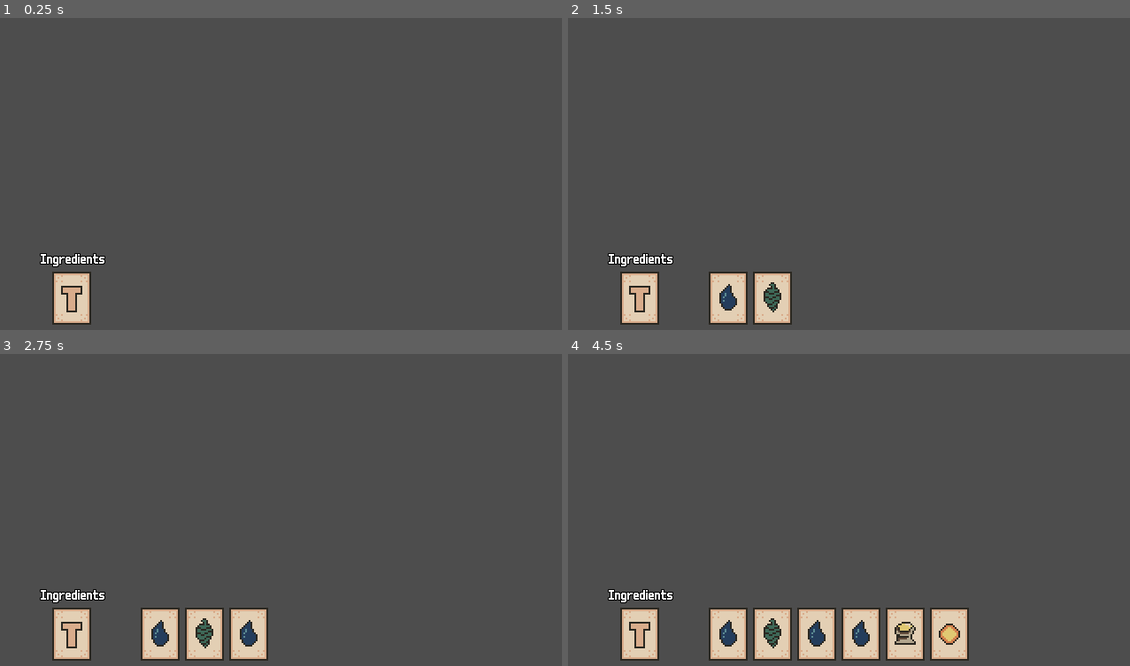
Above: before the commit, frames 1-4 (two rows, left to right).
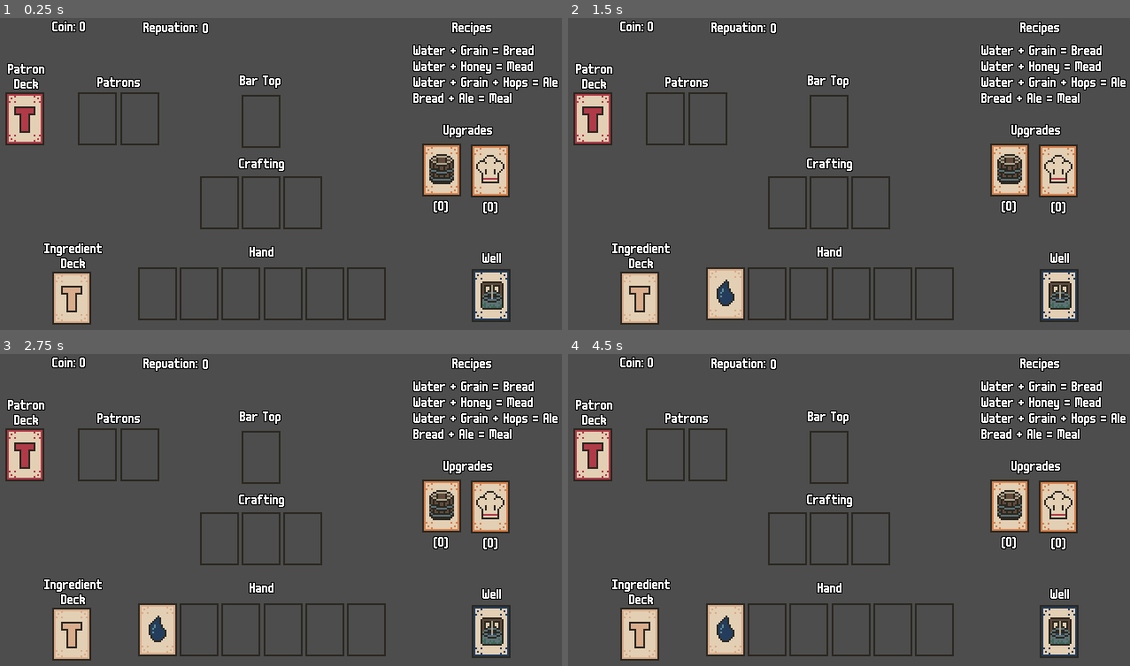
Above: after the commit, the same moments.

Repository: Sleeping-Robot-Games/tavern-card-game
Game: Godot game, scene res://game.tscn
Two runs of this game, one before a commit and one after it. Both use one fixed random seed, a clock stepped at 60 frames per second and the inputs below.
Inputs (mouse positions are in pixels of both pictures, inside the frame that each line leads up to):
- Up to frame 1 (0.25 s): no input
- Up to frame 2 (1.5 s): tap Enter at 0.5 s; drag from (641, 298) to (905, 108) at 0.52 s; tap Space at 1.25 s; drag from (730, 192) to (641, 298) at 1.27 s
- Up to frame 3 (2.75 s): tap Enter at 2 s; move the mouse to (337, 444) at 2.02 s; click (337, 444) at 2.17 s
- Up to frame 4 (4.5 s): tap Space at 2.75, 4.25 s; drag from (820, 575) to (674, 466) at 2.77 s; tap Enter at 3.5 s; move the mouse to (1017, 559) at 3.52 s; click (1017, 559) at 3.67 s; drag from (674, 466) to (641, 634) at 4.27 s

The runs differ from the first frame. In frame 1, 12% of the frame differs, in the area x 0-100%, y 0-98%; in frame 2, 14%; in frame 3, 15%; in frame 4, 18%, in the area x 0-100%, y 0-99%.

Commit message:
board setup and ingredient cards are drag and droppable

Diff:
--- /dev/null
+++ b/bar_top.tscn
@@ -0,0 +1,19 @@
+[gd_scene load_steps=3 format=3 uid="uid://cxgrgiiekx55c"]
+
+[ext_resource type="Texture2D" uid="uid://cj2hasiq53anv" path="res://assets/card-outline.png" id="1_3krip"]
+[ext_resource type="Theme" uid="uid://b3533pewo25eg" path="res://deck/label.tres" id="2_7blsp"]
+
+[node name="BarTop" type="Node2D"]
+scale = Vector2(2, 2)
+
+[node name="Zone" type="Sprite2D" parent="."]
+texture = ExtResource("1_3krip")
+
+[node name="Label" type="Label" parent="."]
+offset_left = -12.0
+offset_top = -26.0
+offset_right = 35.0
+offset_bottom = -3.0
+scale = Vector2(0.5, 0.5)
+theme = ExtResource("2_7blsp")
+text = "Bar Top"
--- /dev/null
+++ b/board/card_zone.gd
@@ -0,0 +1,61 @@
+@tool
+extends Sprite2D
+
+signal card_placed(zone: Node2D, card: Node2D)
+signal card_removed(zone: Node2D, card: Node2D)
+
+@export_enum("blank", "well", "hand", "crafting") var type = "blank":
+	set(value):
+		type = value
+		if Engine.is_editor_hint():
+			load_sprite()
+
+var current_card: Node2D = null
+var is_hovered_by_card: bool = false
+var hovering_card: Node2D = null
+
+func _ready():
+	load_sprite()
+
+func load_sprite():
+	if type == "well":
+		var sprite_path = "res://assets/Well.png"
+		if ResourceLoader.exists(sprite_path):
+			texture = load(sprite_path)
+
+func _on_area_2d_area_entered(area: Area2D) -> void:
+	var card = area.get_parent()
+	if card.get("is_dragging") == true:
+		is_hovered_by_card = true
+		hovering_card = card
+
+func _on_area_2d_area_exited(area: Area2D) -> void:
+	var card = area.get_parent()
+	if hovering_card == card:
+		is_hovered_by_card = false
+		hovering_card = null
+
+func accepts_card(card: Node2D) -> bool:
+	if card.type == "ingredient":
+		return type in ["hand", "crafting", "well"]
+	return false
+
+func place_card(card: Node2D) -> void:
+	current_card = card
+	card.current_zone = self
+	card.snap_to_zone(self)
+	card_placed.emit(self, card)
+
+func remove_card() -> Node2D:
+	var card = current_card
+	if current_card:
+		current_card.current_zone = null
+		current_card = null
+		card_removed.emit(self, card)
+	return card
+
+func has_card() -> bool:
+	return current_card != null
+
+func get_card() -> Node2D:
+	return current_card
--- /dev/null
+++ b/board/card_zone.tscn
@@ -0,0 +1,21 @@
+[gd_scene load_steps=4 format=3 uid="uid://8ni2fs6usqj1"]
+
+[ext_resource type="Texture2D" uid="uid://cj2hasiq53anv" path="res://assets/card-outline.png" id="1_0xwfb"]
+[ext_resource type="Script" uid="uid://cihctgrywli2e" path="res://board/card_zone.gd" id="2_mlr7v"]
+
+[sub_resource type="RectangleShape2D" id="RectangleShape2D_s0vgg"]
+size = Vector2(22, 30)
+
+[node name="CardZone" type="Sprite2D"]
+texture = ExtResource("1_0xwfb")
+script = ExtResource("2_mlr7v")
+
+[node name="Area2D" type="Area2D" parent="."]
+collision_layer = 1
+collision_mask = 2
+
+[node name="CollisionShape2D" type="CollisionShape2D" parent="Area2D"]
+shape = SubResource("RectangleShape2D_s0vgg")
+
+[connection signal="area_entered" from="Area2D" to="." method="_on_area_2d_area_entered"]
+[connection signal="area_exited" from="Area2D" to="." method="_on_area_2d_area_exited"]
--- /dev/null
+++ b/board/crafting.gd
@@ -0,0 +1 @@
+extends Node2D
--- /dev/null
+++ b/board/crafting.tscn
@@ -0,0 +1,28 @@
+[gd_scene load_steps=4 format=3 uid="uid://c4rm5xy0w1vpv"]
+
+[ext_resource type="Script" uid="uid://dy8cxednxnw47" path="res://board/crafting.gd" id="1_86xv3"]
+[ext_resource type="PackedScene" uid="uid://8ni2fs6usqj1" path="res://board/card_zone.tscn" id="2_86xv3"]
+[ext_resource type="Theme" uid="uid://b3533pewo25eg" path="res://deck/label.tres" id="2_f5il0"]
+
+[node name="Crafting" type="Node2D"]
+scale = Vector2(2, 2)
+script = ExtResource("1_86xv3")
+
+[node name="CardZone" parent="." instance=ExtResource("2_86xv3")]
+position = Vector2(-24, 0)
+
+[node name="CardZone2" parent="." instance=ExtResource("2_86xv3")]
+position = Vector2(-0.5, 0)
+
+[node name="CardZone3" parent="." instance=ExtResource("2_86xv3")]
+position = Vector2(23, 0)
+
+[node name="Label" type="Label" parent="."]
+offset_left = -17.0
+offset_top = -25.5
+offset_right = 51.0
+offset_bottom = -11.5
+scale = Vector2(0.5, 0.5)
+theme = ExtResource("2_f5il0")
+text = "Crafting"
+horizontal_alignment = 1
--- /dev/null
+++ b/board/hand.tscn
@@ -0,0 +1,34 @@
+[gd_scene load_steps=3 format=3 uid="uid://qrc4we8yh1rj"]
+
+[ext_resource type="Theme" uid="uid://b3533pewo25eg" path="res://deck/label.tres" id="1_yy7l0"]
+[ext_resource type="PackedScene" uid="uid://8ni2fs6usqj1" path="res://board/card_zone.tscn" id="2_fd34s"]
+
+[node name="Hand" type="Node2D"]
+scale = Vector2(2, 2)
+
+[node name="Label" type="Label" parent="."]
+offset_left = -7.5
+offset_top = -27.5
+offset_right = 20.5
+offset_bottom = -13.5
+scale = Vector2(0.5, 0.5)
+theme = ExtResource("1_yy7l0")
+text = "Hand"
+
+[node name="CardZone" parent="." instance=ExtResource("2_fd34s")]
+position = Vector2(-59, -0.5)
+
+[node name="CardZone2" parent="." instance=ExtResource("2_fd34s")]
+position = Vector2(-35.5, -0.5)
+
+[node name="CardZone3" parent="." instance=ExtResource("2_fd34s")]
+position = Vector2(-12, -0.5)
+
+[node name="CardZone4" parent="." instance=ExtResource("2_fd34s")]
+position = Vector2(12, -0.5)
+
+[node name="CardZone5" parent="." instance=ExtResource("2_fd34s")]
+position = Vector2(35.5, -0.5)
+
+[node name="CardZone6" parent="." instance=ExtResource("2_fd34s")]
+position = Vector2(59, -0.5)
--- /dev/null
+++ b/board/patrons.gd
@@ -0,0 +1 @@
+extends Node2D
--- /dev/null
+++ b/board/patrons.tscn
@@ -0,0 +1,25 @@
+[gd_scene load_steps=4 format=3 uid="uid://davisro5lkqvl"]
+
+[ext_resource type="Script" uid="uid://clycqfdagsyhq" path="res://board/patrons.gd" id="1_rqf5c"]
+[ext_resource type="Theme" uid="uid://b3533pewo25eg" path="res://deck/label.tres" id="2_1ta4j"]
+[ext_resource type="PackedScene" uid="uid://8ni2fs6usqj1" path="res://board/card_zone.tscn" id="2_m56dr"]
+
+[node name="Patrons" type="Node2D"]
+scale = Vector2(2, 2)
+script = ExtResource("1_rqf5c")
+
+[node name="Label8" type="Label" parent="."]
+offset_left = -12.5
+offset_top = -20.0
+offset_right = 37.5
+offset_bottom = -6.0
+scale = Vector2(0.5, 0.5)
+theme = ExtResource("2_1ta4j")
+text = "Patrons"
+horizontal_alignment = 1
+
+[node name="CardZone" parent="." instance=ExtResource("2_m56dr")]
+position = Vector2(-12, 3.5)
+
+[node name="CardZone2" parent="." instance=ExtResource("2_m56dr")]
+position = Vector2(12, 3.5)
--- /dev/null
+++ b/board/well.gd
@@ -0,0 +1,48 @@
+extends Node2D
+
+## When a card gets dragged here, discard the card and replace it with a water card in their hand
+
+var card_scene = preload("res://card/card.tscn")
+
+func _ready():
+	$CardZone.card_placed.connect(_on_card_zone_card_placed)
+
+func _on_card_zone_card_placed(_zone: Node2D, card: Node2D) -> void:
+	# Get reference to game
+	var game = get_parent()
+
+	# Water cards just get destroyed
+	if card.card == "Water":
+		_destroy_card(game, card)
+		return
+
+	# Find an empty hand zone for the new water card
+	var empty_zone = game._find_empty_hand_zone()
+	if not empty_zone:
+		# No room in hand, return the card to where it came from
+		return
+
+	# Clear the well zone
+	$CardZone.current_card = null
+
+	# Create a new water card
+	var water_card = card_scene.instantiate()
+	water_card.type = "ingredient"
+	water_card.card = "Water"
+	game.add_child(water_card)
+	game.hand.append(water_card)
+	water_card.drag_started.connect(game._on_card_drag_started)
+	water_card.drag_ended.connect(game._on_card_drag_ended)
+
+	# Place water in the empty hand zone
+	empty_zone.place_card(water_card)
+
+	# Remove the original card from hand array and destroy it
+	_destroy_card(game, card)
+
+func _destroy_card(game: Node2D, card: Node2D) -> void:
+	$CardZone.current_card = null
+	var card_index = game.hand.find(card)
+	if card_index >= 0:
+		game.hand.remove_at(card_index)
+	card.queue_free()
--- /dev/null
+++ b/board/well.tscn
@@ -0,0 +1,29 @@
+[gd_scene load_steps=6 format=3 uid="uid://wvxclvxv7r17"]
+
+[ext_resource type="Texture2D" uid="uid://c65ejipydlq1t" path="res://assets/Well.png" id="1_7ftsu"]
+[ext_resource type="Script" uid="uid://baj1rv0al3ykj" path="res://board/well.gd" id="1_po7mb"]
+[ext_resource type="Texture2D" uid="uid://cj2hasiq53anv" path="res://assets/card-outline.png" id="2_hmora"]
+[ext_resource type="Theme" uid="uid://b3533pewo25eg" path="res://deck/label.tres" id="3_hmora"]
+[ext_resource type="PackedScene" uid="uid://8ni2fs6usqj1" path="res://board/card_zone.tscn" id="3_yiorn"]
+
+[node name="Well" type="Node2D"]
+scale = Vector2(2, 2)
+script = ExtResource("1_po7mb")
+
+[node name="Label" type="Label" parent="."]
+offset_left = -5.5
+offset_top = -24.0
+offset_right = 16.5
+offset_bottom = -10.0
+scale = Vector2(0.5, 0.5)
+tooltip_text = "Drag Ingredient to the Well to make it a Water"
+mouse_filter = 1
+theme = ExtResource("3_hmora")
+text = "Well"
+
+[node name="CardZone" parent="." instance=ExtResource("3_yiorn")]
+texture = ExtResource("1_7ftsu")
+type = "well"
+
+[node name="Sprite2D" type="Sprite2D" parent="CardZone"]
+texture = ExtResource("2_hmora")
--- a/card/card.gd
+++ b/card/card.gd
@@ -1,5 +1,8 @@
 @tool
 extends Node2D
+
+signal drag_started(card: Node2D)
+signal drag_ended(card: Node2D)
 
 @export_enum("ingredient", "patron", "upgrade", "well", "meal") var type = ""
 @export var card: String = "":
@@ -8,11 +11,54 @@
 		if Engine.is_editor_hint():
 			load_sprite()
 
+var is_dragging: bool = false
+var drag_offset: Vector2 = Vector2.ZERO
+var original_position: Vector2 = Vector2.ZERO
+var current_zone: Node2D = null
+
 func _ready():
 	if card:
 		load_sprite()
+	if not Engine.is_editor_hint():
+		$Area2D.input_event.connect(_on_area_2d_input_event)
 
 func load_sprite():
 	var sprite_path = "res://assets/" + card.capitalize() + ".png"
 	if ResourceLoader.exists(sprite_path):
 		$Sprite2D.texture = load(sprite_path)
+
+func _on_area_2d_input_event(_viewport: Node, event: InputEvent, _shape_idx: int) -> void:
+	if Engine.is_editor_hint():
+		return
+	if event is InputEventMouseButton and event.button_index == MOUSE_BUTTON_LEFT:
+		if event.pressed:
+			get_viewport().set_input_as_handled()
+			start_drag(event.global_position)
+
+func _input(event: InputEvent) -> void:
+	if Engine.is_editor_hint():
+		return
+	if is_dragging:
+		if event is InputEventMouseMotion:
+			global_position = event.global_position - drag_offset
+		elif event is InputEventMouseButton and event.button_index == MOUSE_BUTTON_LEFT and not event.pressed:
+			end_drag()
+
+func start_drag(mouse_pos: Vector2) -> void:
+	is_dragging = true
+	original_position = global_position
+	drag_offset = mouse_pos - global_position
+	z_index = 100
+	drag_started.emit(self)
+
+func end_drag() -> void:
+	is_dragging = false
+	z_index = 0
+	drag_ended.emit(self)
+
+func snap_to_zone(zone: Node2D) -> void:
+	current_zone = zone
+	global_position = zone.global_position
+
+func return_to_original() -> void:
+	global_position = original_position
--- a/card/card.tscn
+++ b/card/card.tscn
@@ -1,8 +1,11 @@
-[gd_scene load_steps=4 format=3 uid="uid://brym6h0ay5bgj"]
+[gd_scene load_steps=5 format=3 uid="uid://brym6h0ay5bgj"]
 
 [ext_resource type="Script" uid="uid://cjlboalgkandl" path="res://card/card.gd" id="1_ply2h"]
 [ext_resource type="Texture2D" uid="uid://1l63bu4sqimm" path="res://assets/Patron.png" id="2_ply2h"]
 [ext_resource type="Texture2D" uid="uid://cj2hasiq53anv" path="res://assets/card-outline.png" id="2_q5obu"]
+
+[sub_resource type="RectangleShape2D" id="RectangleShape2D_ply2h"]
+size = Vector2(22, 30)
 
 [node name="Card" type="Node2D"]
 scale = Vector2(2, 2)
@@ -13,3 +16,11 @@
 
 [node name="Outline" type="Sprite2D" parent="."]
 texture = ExtResource("2_q5obu")
+
+[node name="Area2D" type="Area2D" parent="."]
+input_pickable = true
+collision_layer = 2
+collision_mask = 1
+
+[node name="CollisionShape2D" type="CollisionShape2D" parent="Area2D"]
+shape = SubResource("RectangleShape2D_ply2h")
--- a/deck/deck.gd
+++ b/deck/deck.gd
@@ -19,6 +19,7 @@
 func _ready():
 	if type:
 		load_sprite()
+		update_label()
 	if not Engine.is_editor_hint():
 		_initialize_deck()
 
@@ -45,11 +46,11 @@
 func update_label():
 	match type:
 		'ingredient':
-			$Label.text = "Ingredients"
+			$Label.text = "Ingredient\nDeck"
 		'patron':
-			$Label.text = "Patrons"
+			$Label.text = "Patron\nDeck"
 		'upgrade':
-			$Label.text = "Upgrades"
+			$Label.text = "Upgrade\bDeck"
 
 func draw_card() -> Node2D:
 	if game.is_hand_full() or cards.is_empty():
--- a/deck/deck.tscn
+++ b/deck/deck.tscn
@@ -1,22 +1,19 @@
 [gd_scene load_steps=6 format=3 uid="uid://l50fjoa760a4"]
 
 [ext_resource type="Script" uid="uid://ddslmyexsvny0" path="res://deck/deck.gd" id="1_pihgb"]
+[ext_resource type="Texture2D" uid="uid://cetl5fi3d4mlf" path="res://assets/ingredient-cardback.png" id="2_8n6od"]
 [ext_resource type="Texture2D" uid="uid://cj2hasiq53anv" path="res://assets/card-outline.png" id="2_rqxj1"]
-[ext_resource type="FontFile" uid="uid://rygdvm1xf5jq" path="res://m6x11.ttf" id="3_pihgb"]
+[ext_resource type="Theme" uid="uid://b3533pewo25eg" path="res://deck/label.tres" id="4_878yv"]
 
 [sub_resource type="RectangleShape2D" id="RectangleShape2D_rqbxk"]
 size = Vector2(22, 30)
-
-[sub_resource type="Theme" id="Theme_8n6od"]
-default_font = ExtResource("3_pihgb")
-Label/colors/font_outline_color = Color(0, 0, 0, 1)
-Label/constants/outline_size = 4
 
 [node name="Deck" type="Node2D"]
 scale = Vector2(2, 2)
 script = ExtResource("1_pihgb")
 
 [node name="Sprite2D" type="Sprite2D" parent="."]
+texture = ExtResource("2_8n6od")
 
 [node name="Outline" type="Sprite2D" parent="."]
 texture = ExtResource("2_rqxj1")
@@ -28,12 +25,11 @@
 
 [node name="Label" type="Label" parent="."]
 offset_left = -21.0
-offset_top = -25.5
+offset_top = -31.0
 offset_right = 67.0
-offset_bottom = -10.0
 scale = Vector2(0.5, 0.5)
-theme = SubResource("Theme_8n6od")
-text = "Ingredients"
+theme = ExtResource("4_878yv")
 horizontal_alignment = 1
 
 [connection signal="mouse_entered" from="Area2D" to="." method="_on_area_2d_mouse_entered"]
+[connection signal="mouse_exited" from="Area2D" to="." method="_on_area_2d_mouse_exited"]
--- /dev/null
+++ b/deck/label.tres
@@ -0,0 +1,8 @@
+[gd_resource type="Theme" load_steps=2 format=3 uid="uid://b3533pewo25eg"]
+
+[ext_resource type="FontFile" uid="uid://rygdvm1xf5jq" path="res://m6x11.ttf" id="1_sybj1"]
+
+[resource]
+default_font = ExtResource("1_sybj1")
+Label/colors/font_outline_color = Color(0, 0, 0, 1)
+Label/constants/outline_size = 4
--- a/game.gd
+++ b/game.gd
@@ -1,19 +1,126 @@
 extends Node2D
 
 var hand: Array[Node2D] = []
+var dragging_card: Node2D = null
+var valid_drop_zones: Array[Node2D] = []
 
 @export var card_spacing: float = 50.0
 @export var hand_offset: Vector2 = Vector2(100, 0)
 
 func _ready():
-	$Deck.card_drawn.connect(_on_deck_card_drawn)
+	$IngredientDeck.card_drawn.connect(_on_deck_card_drawn)
+	_collect_drop_zones()
+
+func _collect_drop_zones() -> void:
+	# Gather hand zones
+	for child in $Hand.get_children():
+		if child is Sprite2D and child.has_method("place_card"):
+			child.type = "hand"
+			valid_drop_zones.append(child)
+	# Gather crafting zones
+	for child in $CraftZone.get_children():
+		if child is Sprite2D and child.has_method("place_card"):
+			child.type = "crafting"
+			valid_drop_zones.append(child)
+	# Gather well zone
+	var well_zone = $Well.get_node_or_null("CardZone")
+	if well_zone:
+		valid_drop_zones.append(well_zone)
 
 func _on_deck_card_drawn(card_instance: Node2D) -> void:
 	add_child(card_instance)
-	var hand_position = $Deck.global_position + hand_offset + Vector2(hand.size() * card_spacing, 0)
-	card_instance.global_position = hand_position
+
+	# Find first empty hand zone
+	var target_zone = _find_empty_hand_zone()
+	if target_zone:
+		target_zone.place_card(card_instance)
+	else:
+		# Fallback positioning if no zone available
+		var hand_position = $IngredientDeck.global_position + hand_offset + Vector2(hand.size() * card_spacing, 0)
+		card_instance.global_position = hand_position
+
 	hand.append(card_instance)
-	print(hand)
 
-func is_hand_full():
-	return hand.size() >= 6
+	# Connect drag signals
+	card_instance.drag_started.connect(_on_card_drag_started)
+	card_instance.drag_ended.connect(_on_card_drag_ended)
+
+func _find_empty_hand_zone() -> Node2D:
+	for child in $Hand.get_children():
+		if child is Sprite2D and child.has_method("has_card"):
+			if not child.has_card():
+				return child
+	return null
+
+func _on_card_drag_started(card: Node2D) -> void:
+	dragging_card = card
+	# Temporarily clear the zone's card reference while dragging
+	if card.current_zone:
+		card.current_zone.current_card = null
+
+func _on_card_drag_ended(card: Node2D) -> void:
+	if not dragging_card:
+		return
+
+	var target_zone = _find_hovered_zone()
+
+	if target_zone and target_zone.accepts_card(card):
+		if target_zone.has_card():
+			_swap_cards(card, target_zone)
+		else:
+			_place_card_in_zone(card, target_zone)
+	else:
+		_return_card_to_origin(card)
+
+	dragging_card = null
+
+func _find_hovered_zone() -> Node2D:
+	for zone in valid_drop_zones:
+		if zone.is_hovered_by_card and zone.hovering_card == dragging_card:
+			return zone
+	return null
+
+func _swap_cards(incoming_card: Node2D, target_zone: Node2D) -> void:
+	var existing_card = target_zone.get_card()
+	var source_zone = incoming_card.current_zone
+
+	# Remove existing card from target zone
+	target_zone.remove_card()
+
+	# Place incoming card in target zone
+	target_zone.place_card(incoming_card)
+
+	# Place existing card in source zone if it exists
+	if source_zone:
+		source_zone.place_card(existing_card)
+	else:
+		existing_card.global_position = incoming_card.original_position
+
+func _place_card_in_zone(card: Node2D, zone: Node2D) -> void:
+	# Clear old zone reference
+	if card.current_zone:
+		card.current_zone.current_card = null
+	zone.place_card(card)
+
+func _return_card_to_origin(card: Node2D) -> void:
+	if card.current_zone:
+		card.current_zone.place_card(card)
+	else:
+		card.return_to_original()
+
+func is_hand_full() -> bool:
+	var filled_zones = 0
+	for child in $Hand.get_children():
+		if child is Sprite2D and child.has_method("has_card"):
+			if child.has_card():
+				filled_zones += 1
+	return filled_zones >= 6
+
+func get_hand_cards() -> Array[Node2D]:
+	var cards: Array[Node2D] = []
+	for child in $Hand.get_children():
+		if child is Sprite2D and child.has_method("get_card"):
+			var card = child.get_card()
+			if card:
+				cards.append(card)
+	return cards
--- a/game.tscn
+++ b/game.tscn
@@ -1,10 +1,151 @@
-[gd_scene load_steps=3 format=3 uid="uid://7eltheyw0bjg"]
+[gd_scene load_steps=10 format=3 uid="uid://7eltheyw0bjg"]
 
 [ext_resource type="Script" uid="uid://nvldf7an5kwo" path="res://game.gd" id="1_e2o6t"]
 [ext_resource type="PackedScene" uid="uid://l50fjoa760a4" path="res://deck/deck.tscn" id="2_e2o6t"]
+[ext_resource type="PackedScene" uid="uid://qrc4we8yh1rj" path="res://board/hand.tscn" id="2_vef74"]
+[ext_resource type="Theme" uid="uid://b3533pewo25eg" path="res://deck/label.tres" id="3_feb5d"]
+[ext_resource type="PackedScene" uid="uid://wvxclvxv7r17" path="res://board/well.tscn" id="4_fc0e3"]
+[ext_resource type="PackedScene" uid="uid://c4rm5xy0w1vpv" path="res://board/crafting.tscn" id="5_7jktm"]
+[ext_resource type="PackedScene" uid="uid://cxgrgiiekx55c" path="res://bar_top.tscn" id="6_ryrav"]
+[ext_resource type="PackedScene" uid="uid://davisro5lkqvl" path="res://board/patrons.tscn" id="7_eow3j"]
+[ext_resource type="PackedScene" uid="uid://brym6h0ay5bgj" path="res://card/card.tscn" id="8_j5wjh"]
 
 [node name="Game" type="Node2D"]
 script = ExtResource("1_e2o6t")
 
-[node name="Deck" parent="." instance=ExtResource("2_e2o6t")]
+[node name="Hand" parent="." instance=ExtResource("2_vef74")]
+position = Vector2(301, 313)
+
+[node name="IngredientDeck" parent="." instance=ExtResource("2_e2o6t")]
 position = Vector2(86, 317)
+
+[node name="PatronDeck" parent="." instance=ExtResource("2_e2o6t")]
+position = Vector2(33, 114)
+type = "patron"
+
+[node name="Label4" type="Label" parent="."]
+offset_left = 516.0
+offset_top = 5.0
+offset_right = 561.0
+offset_bottom = 19.0
+theme = ExtResource("3_feb5d")
+text = "Recipes"
+
+[node name="VBoxContainer" type="VBoxContainer" parent="."]
+offset_left = 472.0
+offset_top = 31.0
+offset_right = 636.0
+offset_bottom = 99.0
+alignment = 2
+
+[node name="Label9" type="Label" parent="VBoxContainer"]
+layout_mode = 2
+theme = ExtResource("3_feb5d")
+text = "Water + Grain = Bread"
+
+[node name="Label11" type="Label" parent="VBoxContainer"]
+layout_mode = 2
+theme = ExtResource("3_feb5d")
+text = "Water + Honey = Mead"
+
+[node name="Label10" type="Label" parent="VBoxContainer"]
+layout_mode = 2
+theme = ExtResource("3_feb5d")
+text = "Water + Grain + Hops = Ale"
+
+[node name="Label12" type="Label" parent="VBoxContainer"]
+layout_mode = 2
+theme = ExtResource("3_feb5d")
+text = "Bread + Ale = Meal"
+
+[node name="CoinLabel" type="Label" parent="."]
+offset_left = 64.0
+offset_top = 4.0
+offset_right = 109.0
+offset_bottom = 18.0
+theme = ExtResource("3_feb5d")
+text = "Coin:"
+
+[node name="Amount" type="Label" parent="CoinLabel"]
+layout_mode = 0
+offset_left = 31.0
+offset_right = 65.0
+offset_bottom = 14.0
+theme = ExtResource("3_feb5d")
+text = "0"
+
+[node name="RepLabel" type="Label" parent="."]
+offset_left = 167.0
+offset_top = 5.0
+offset_right = 229.0
+offset_bottom = 19.0
+theme = ExtResource("3_feb5d")
+text = "Repuation:"
+
+[node name="Amount" type="Label" parent="RepLabel"]
+layout_mode = 0
+offset_left = 67.0
+offset_top = 1.0
+offset_right = 74.0
+offset_bottom = 15.0
+theme = ExtResource("3_feb5d")
+text = "0"
+
+[node name="RoundLabel" type="Label" parent="."]
+visible = false
+offset_left = 258.0
+offset_top = 5.0
+offset_right = 327.0
+offset_bottom = 19.0
+theme = ExtResource("3_feb5d")
+text = "Round Time:"
+
+[node name="Well" parent="." instance=ExtResource("4_fc0e3")]
+position = Vector2(560, 314)
+
+[node name="CraftZone" parent="." instance=ExtResource("5_7jktm")]
+position = Vector2(301, 209)
+
+[node name="BarTop" parent="." instance=ExtResource("6_ryrav")]
+position = Vector2(300, 117)
+
+[node name="PatronZone" parent="." instance=ExtResource("7_eow3j")]
+position = Vector2(139, 107)
+
+[node name="Upgrades" type="Node2D" parent="."]
+position = Vector2(529, 120)
+
+[node name="Label" type="Label" parent="Upgrades"]
+offset_left = -51.0
+offset_top = 1.0
+offset_right = 61.0
+offset_bottom = 15.0
+theme = ExtResource("3_feb5d")
+text = "Upgrades"
+horizontal_alignment = 1
+
+[node name="Card" parent="Upgrades" instance=ExtResource("8_j5wjh")]
+position = Vector2(-25, 52)
+card = "barrel"
+
+[node name="CardLabel" type="Label" parent="Upgrades"]
+offset_left = -37.0
+offset_top = 87.0
+offset_right = -14.0
+offset_bottom = 101.0
+theme = ExtResource("3_feb5d")
+text = "(0)"
+horizontal_alignment = 1
+
+[node name="Card2" parent="Upgrades" instance=ExtResource("8_j5wjh")]
+position = Vector2(30, 53)
+card = "cook"
+
+[node name="Card2Label" type="Label" parent="Upgrades"]
+offset_left = 19.0
+offset_top = 88.0
+offset_right = 42.0
+offset_bottom = 102.0
+theme = ExtResource("3_feb5d")
+text = "(0)"
+horizontal_alignment = 1
--- a/project.godot
+++ b/project.godot
@@ -10,10 +10,10 @@
 
 [application]
 
-config/name="Tavern Rush"
+config/name="Tavern Card Game"
 run/main_scene="uid://7eltheyw0bjg"
 config/features=PackedStringArray("4.5", "GL Compatibility")
-config/icon="res://icon.svg"
+config/icon="uid://q72tnoeblvgc"
 
 [display]
 
@@ -25,6 +25,7 @@
 [file_customization]
 
 folder_colors={
+"res://board/": "blue",
 "res://card/": "teal",
 "res://deck/": "orange"
 }
Not shown, added: board/card_zone.gd.uid
Not shown, added: board/crafting.gd.uid
Not shown, added: board/patrons.gd.uid
Not shown, added: board/well.gd.uid
Binary file added: mug-icon.png
Not shown, added: mug-icon.png.import
